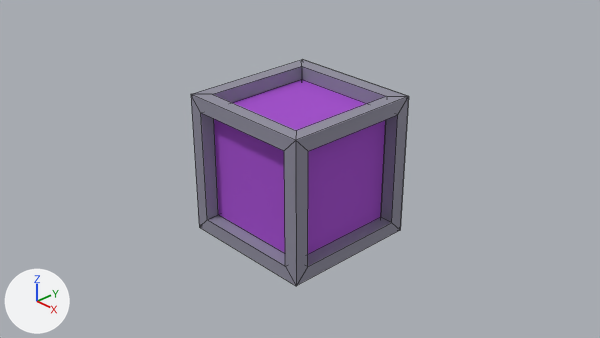
The Blender file Blender/Crate.blend, before and after one commit.
Before and after are seen from the file's camera 'Camera'. The lights are fixed; the arrows at lower left show +X, +Y and +Z. The older version comes first. Mesh edges are drawn as thin lines.
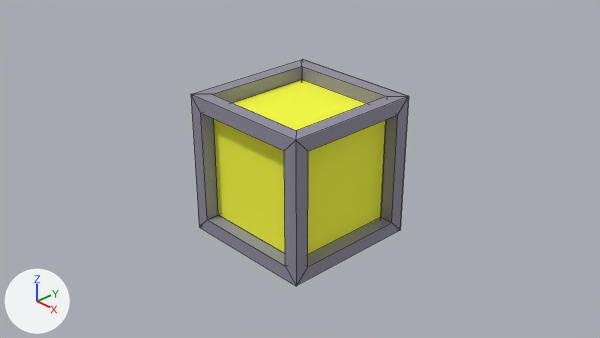
Changed parts and their boxes [x1, y1, x2, y2] in the pictures (600 x 338 px):
'Cube', recoloured (purple to yellow)
    both: [200, 65, 399, 267]

Patch to the scene script:
```diff
--- a/Blender/Crate.blend.py
+++ b/Blender/Crate.blend.py
@@ mat_wood @@
 mat_wood = principled_material('Wood')
-mat_wood.base_color = (0.367, 0.0681, 0.617)  # purple #a34ace
+mat_wood.base_color = (0.956, 1.0, 0.0454)  # yellow #faff3c
 mat_wood.roughness = 0.95
```
